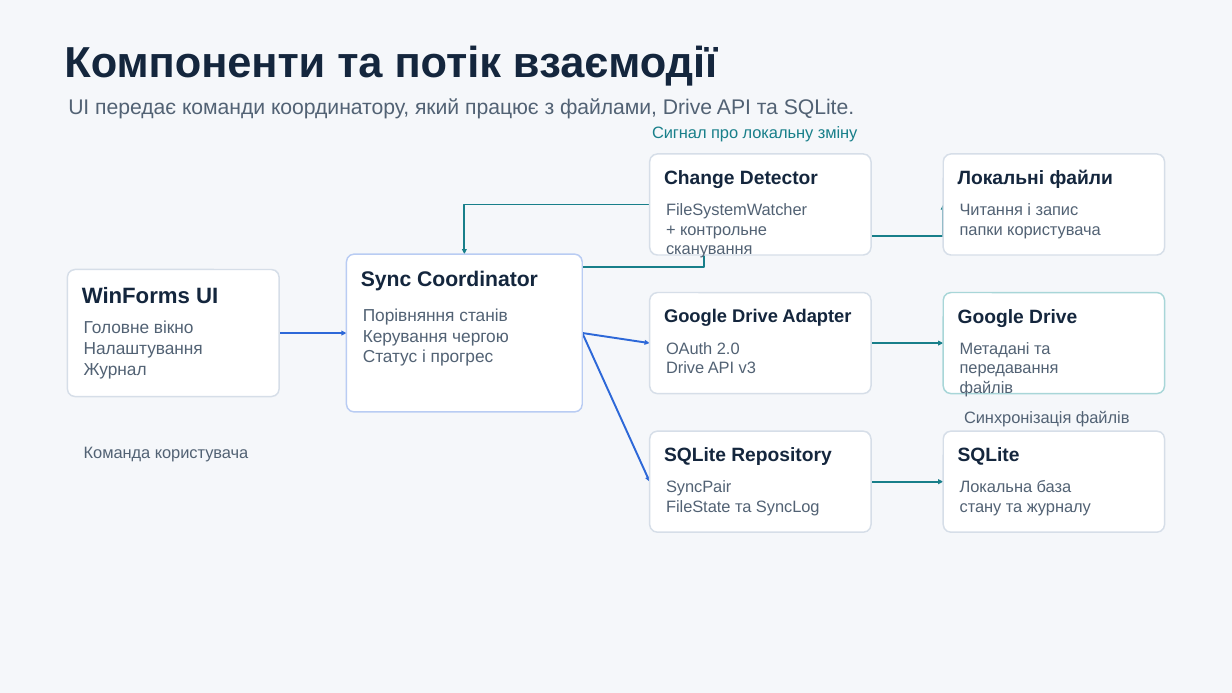
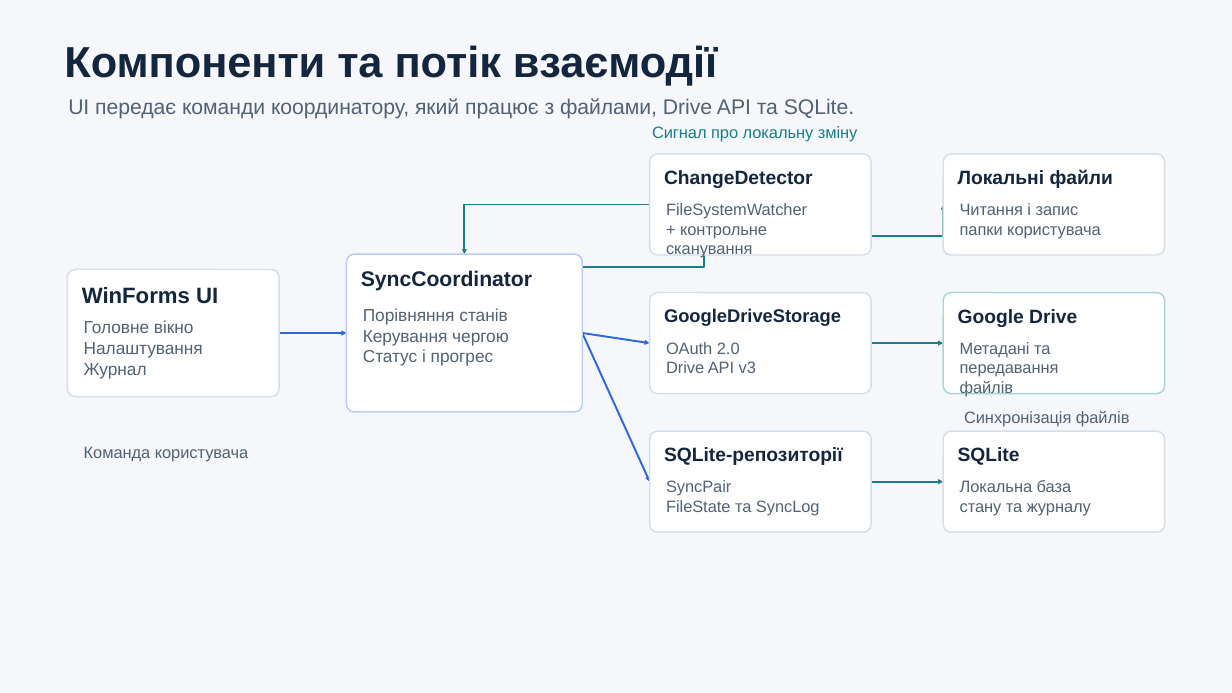
Before and after one commit to ivaniuk07/MyCloudSync, a slide deck: slide 4 of docs/design/presentation/MyCloudSync_design.pptx. Drawn at 1232x693 pixels with LibreOffice and Linux fonts; fonts in the diff are those of the drawing. Boxes give left, top, right and bottom in pixels: in the first picture for what was removed or moved away, otherwise in the second. Text is boxed around its words. In the diff, an @@ line names an element or a change of style, - is before the commit and + after.

```diff
--- a/docs/design/presentation/MyCloudSync_design.pptx
+++ b/docs/design/presentation/MyCloudSync_design.pptx
@@ text at (664,170,813,188): spaces changed @@
-Change Detector
+ChangeDetector
@@ text at (361,270,532,291): spaces changed @@
-Sync Coordinator
+SyncCoordinator
@@ text at (664,308,841,326): text changed @@
-Google Drive Adapter
+GoogleDriveStorage
@@ text at (664,447,843,465): text changed @@
-SQLite Repository
+SQLite-репозиторії
```
Also in this commit, not shown: 6 other slides changed, 14 other files.
